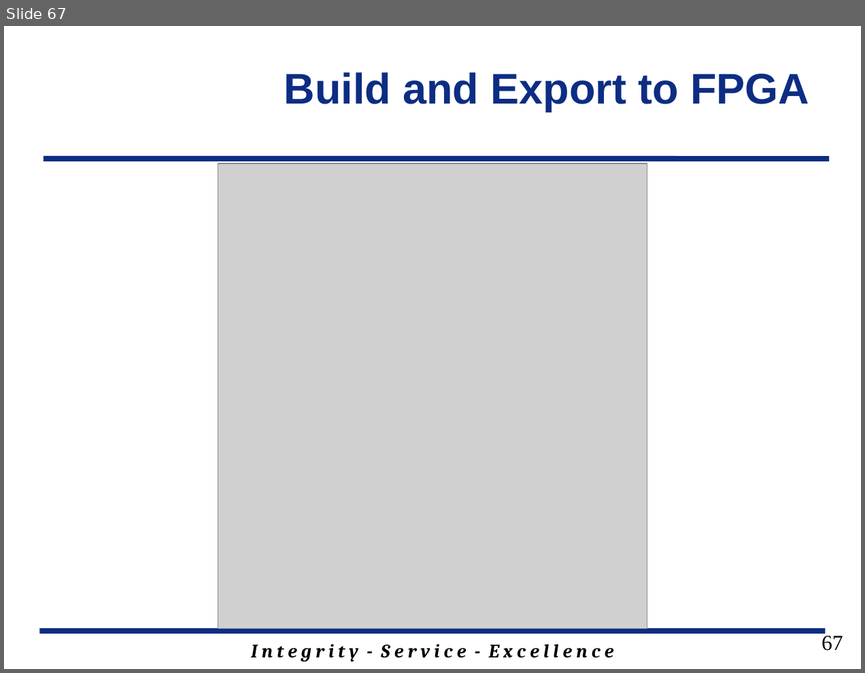
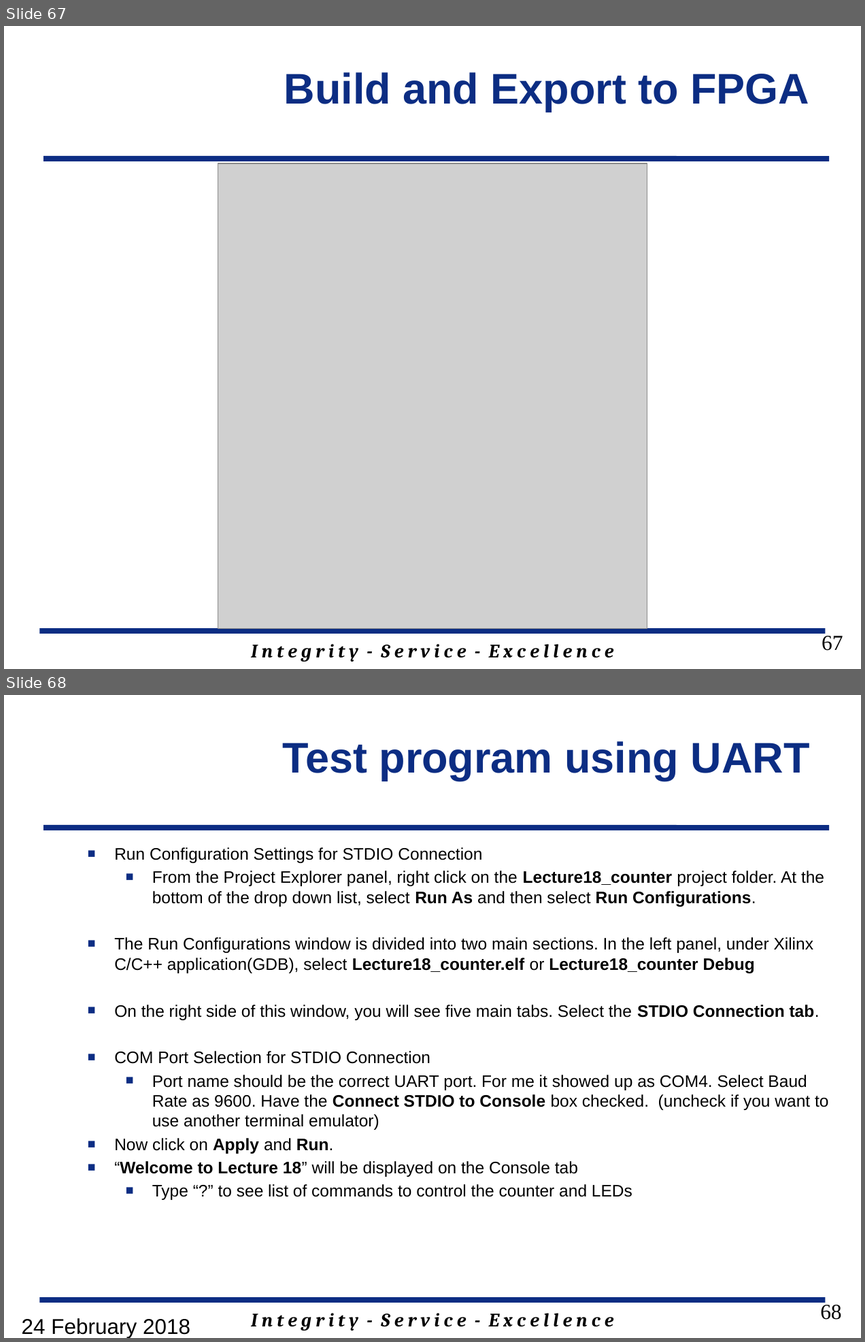
Before and after one commit to GeorgeYork/ECE383_web, a slide deck: lecture/slides/ECE_383_Lec18_2018.pptx. Shown one above the other, each under a label of ours: slide 67 before the commit, slides 67 and 68 after it. The pictures are 865x673 and 865x1342 pixels, drawn with LibreOffice and Linux fonts; fonts in the diff are those of the drawing; grey boxes stand for pictures; background and template pictures are left out. Boxes give left, top, right and bottom in pixels: in the first picture for what was removed or moved away, otherwise in the second. Text is boxed around its words. In the diff, an @@ line names an element or a change of style, - is before the commit and + after.

```diff
--- a/lecture/slides/ECE_383_Lec18_2018.pptx
+++ b/lecture/slides/ECE_383_Lec18_2018.pptx
@@ slide 68 added at [4, 695, 861, 1338], background #FFFFFF; not listed: 3 template elements that a slide beside it also shows @@
@@ title added at [282, 741, 810, 780], 36 pt, text #0C2D83, bold @@
+Test program using UART
@@ text added at [114, 847, 828, 1200], 14 pt, text #000000 @@
+■ Run Configuration Settings for STDIO Connection
+  ■ From the Project Explorer panel, right click on the Lecture18_counter project folder. At the bottom of the drop down list, select Run As and then select Run Configurations.
+■ The Run Configurations window is divided into two main sections. In the left panel, under Xilinx C/C++ application(GDB), select Lecture18_counter.elf or Lecture18_counter Debug
+■ On the right side of this window, you will see five main tabs. Select the STDIO Connection tab.
+■ COM Port Selection for STDIO Connection
+  ■ Port name should be the correct UART port. For me it showed up as COM4. Select Baud Rate as 9600. Have the Connect STDIO to Console box checked. (uncheck if you want to use another terminal emulator)
+■ Now click on Apply and Run.
+■ “Welcome to Lecture 18” will be displayed on the Console tab
+  ■ Type “?” to see list of commands to control the counter and LEDs
@@ page number added at [820, 1302, 841, 1319], 18 pt, text #000000 @@
+68
@@ text added at [22, 1318, 190, 1338], 18 pt, text #000000 @@
+24 February 2018
```
Also in this commit, not shown: 3 slides changed.
